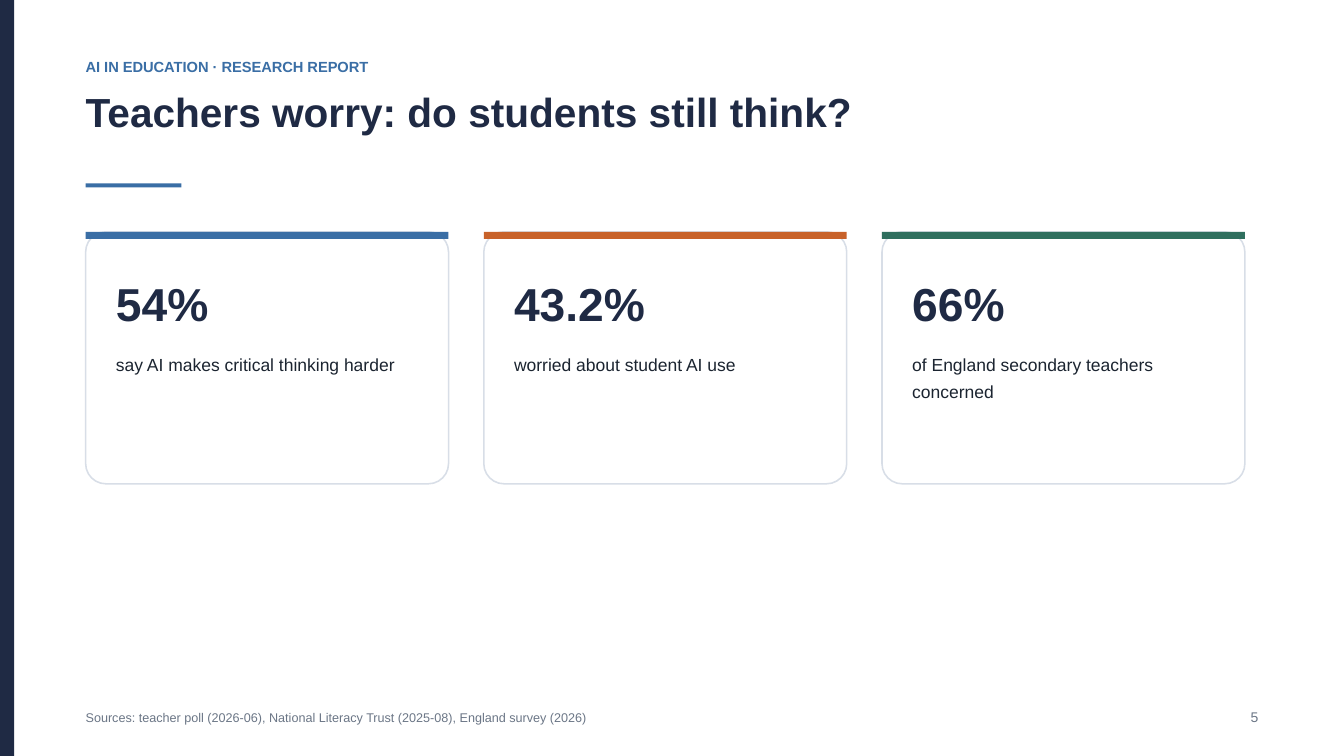
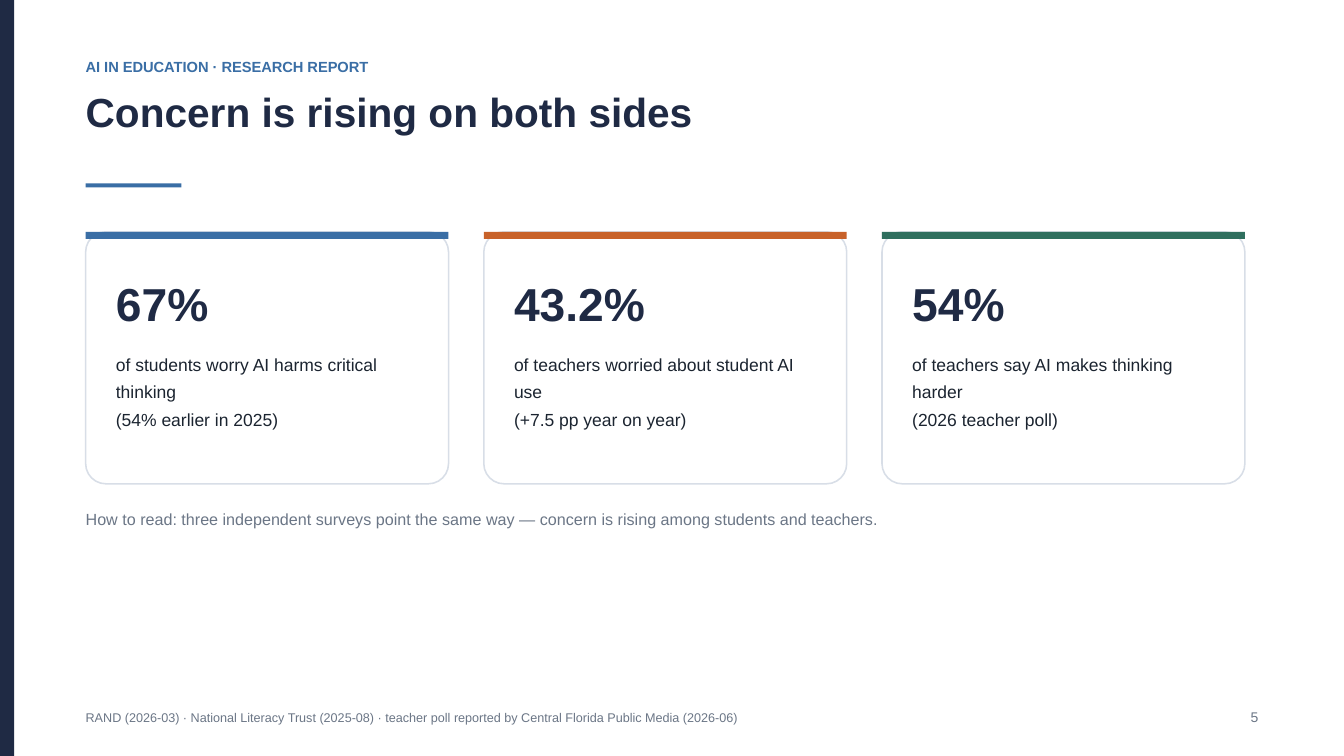
Before and after one commit to takakun09/ai-history-simulator, a slide deck: slide 5 of outputs/History_AI_Research_Report_EN.pptx. Drawn at 1344x756 pixels with LibreOffice and Linux fonts; fonts in the diff are those of the drawing. Boxes give left, top, right and bottom in pixels: in the first picture for what was removed or moved away, otherwise in the second. Text is boxed around its words. In the diff, an @@ line names an element or a change of style, - is before the commit and + after.

```diff
--- a/outputs/History_AI_Research_Report_EN.pptx
+++ b/outputs/History_AI_Research_Report_EN.pptx
@@ text at [86,97,693,135]: text changed @@
-Teachers worry: do students still think?
+Concern is rising on both sides
@@ text at [116,288,208,322]: text changed @@
-54%
+67%
@@ text at [912,289,1004,322]: text changed @@
-66%
+54%
@@ text at [116,358,377,430]: text changed @@
-say AI makes critical thinking harder
+of students worry AI harms critical thinking
+(54% earlier in 2025)
@@ text at [514,358,794,430]: text changed @@
-worried about student AI use
+of teachers worried about student AI use
+(+7.5 pp year on year)
@@ text at [912,358,1172,430]: text changed @@
-of England secondary teachers concerned
+of teachers say AI makes thinking harder
+(2026 teacher poll)
@@ text added at [86,513,877,529], 11.5 pt, text #6B7686 @@
+How to read: three independent surveys point the same way — concern is rising among students and teachers.
@@ text at [86,713,738,725]: text changed @@
-Sources: teacher poll (2026-06), National Literacy Trust (2025-08), England survey (2026)
+RAND (2026-03) · National Literacy Trust (2025-08) · teacher poll reported by Central Florida Public Media (2026-06)
```
Also in this commit, not shown: 4 other slides changed, 1 slide added, 2 other files.
